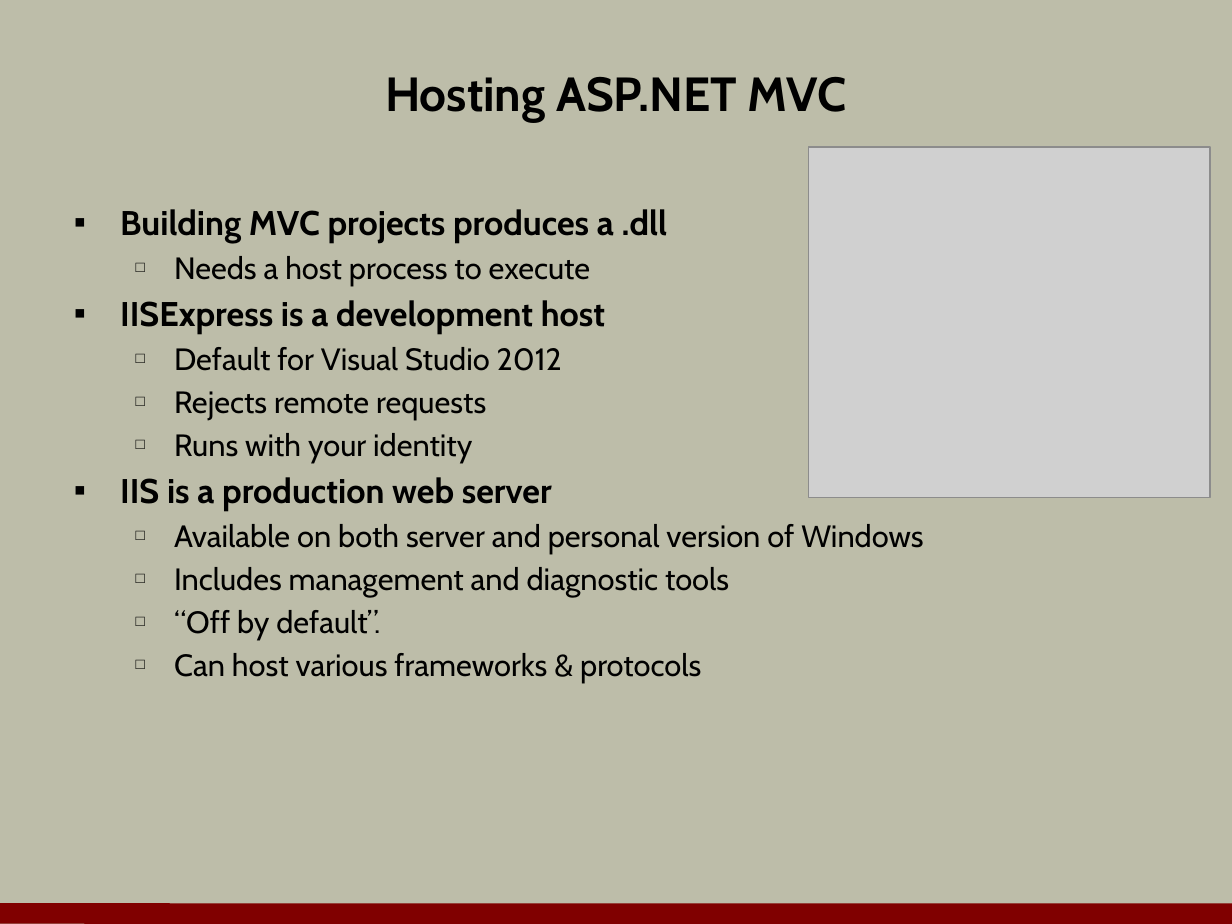
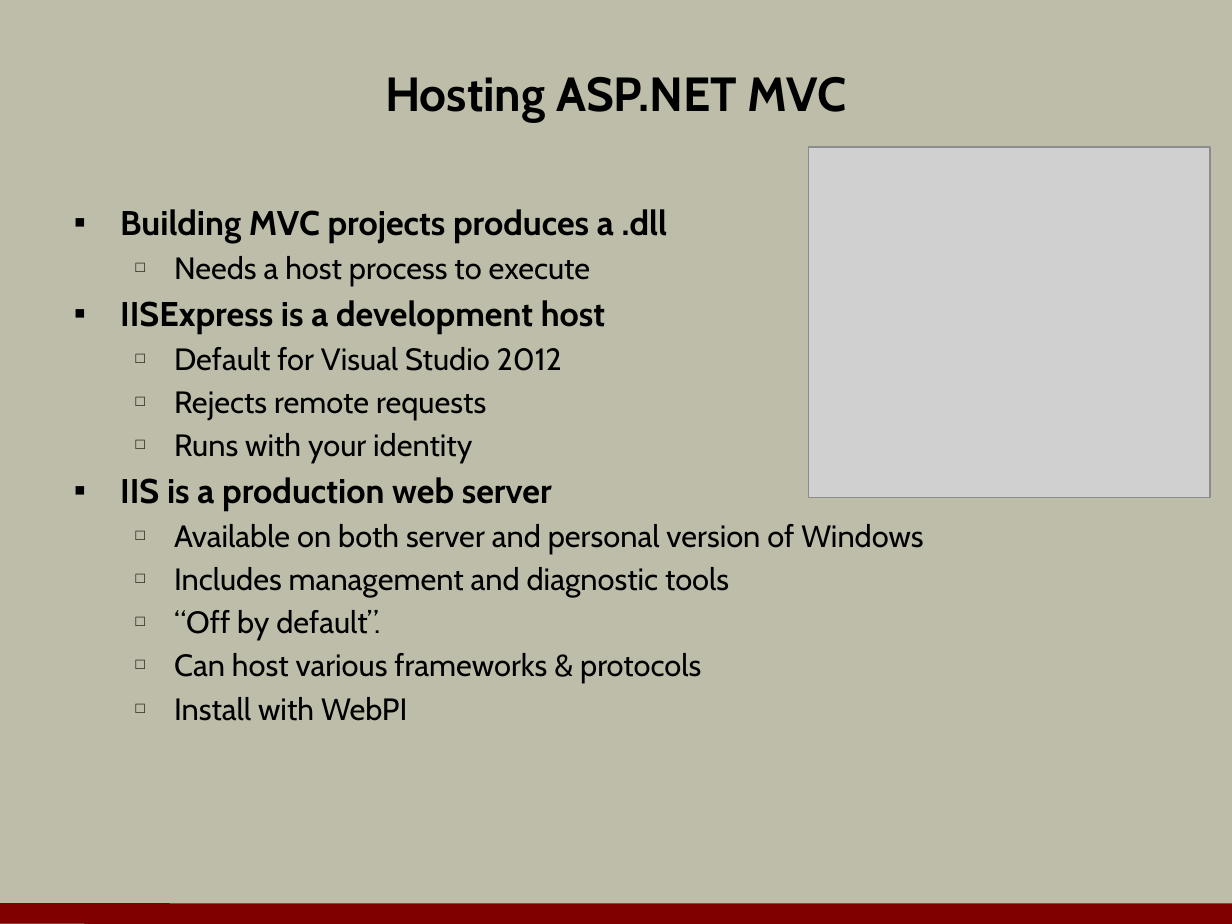
Before and after one commit to OdeToCode/classes, a slide deck: slide 10 of mvc/slides/06_Config.pptx. Drawn at 1232x924 pixels with LibreOffice and Linux fonts; fonts in the diff are those of the drawing; grey boxes stand for pictures; background and template pictures are left out. Boxes give left, top, right and bottom in pixels: in the first picture for what was removed or moved away, otherwise in the second. Text is boxed around its words. In the diff, an @@ line names an element or a change of style, - is before the commit and + after.

```diff
--- a/mvc/slides/06_Config.pptx
+++ b/mvc/slides/06_Config.pptx
@@ text at [174, 697, 407, 721]: paragraph added @@
+  □ Install with WebPI
```
Also in this commit, not shown: 1 other file.
